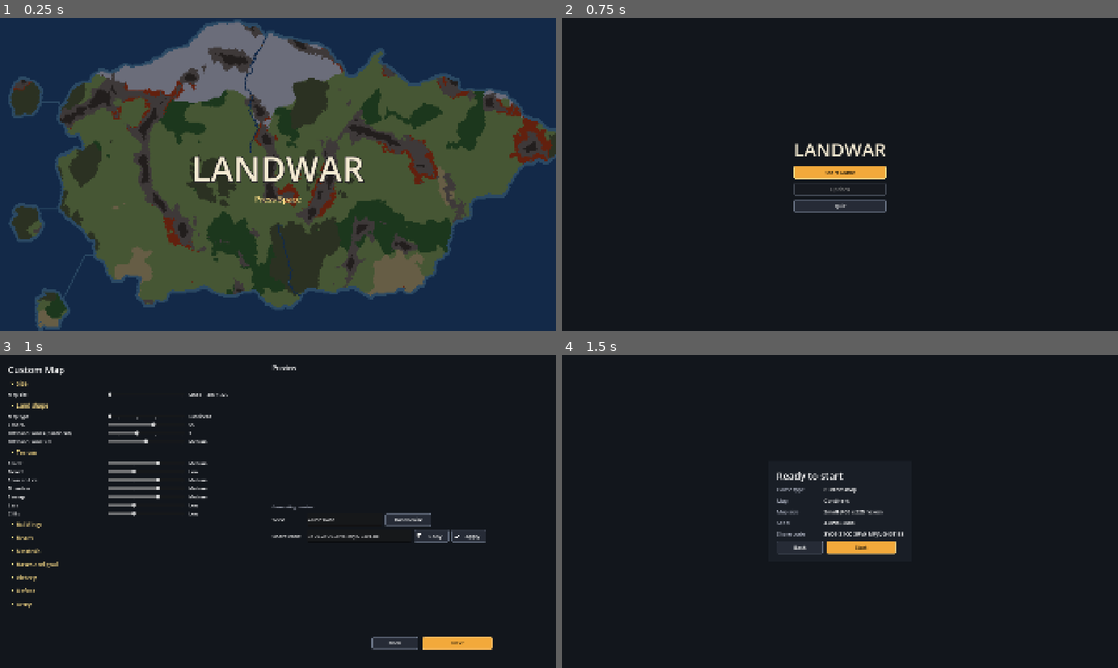
Above: before the commit, frames 1-4 (two rows, left to right).
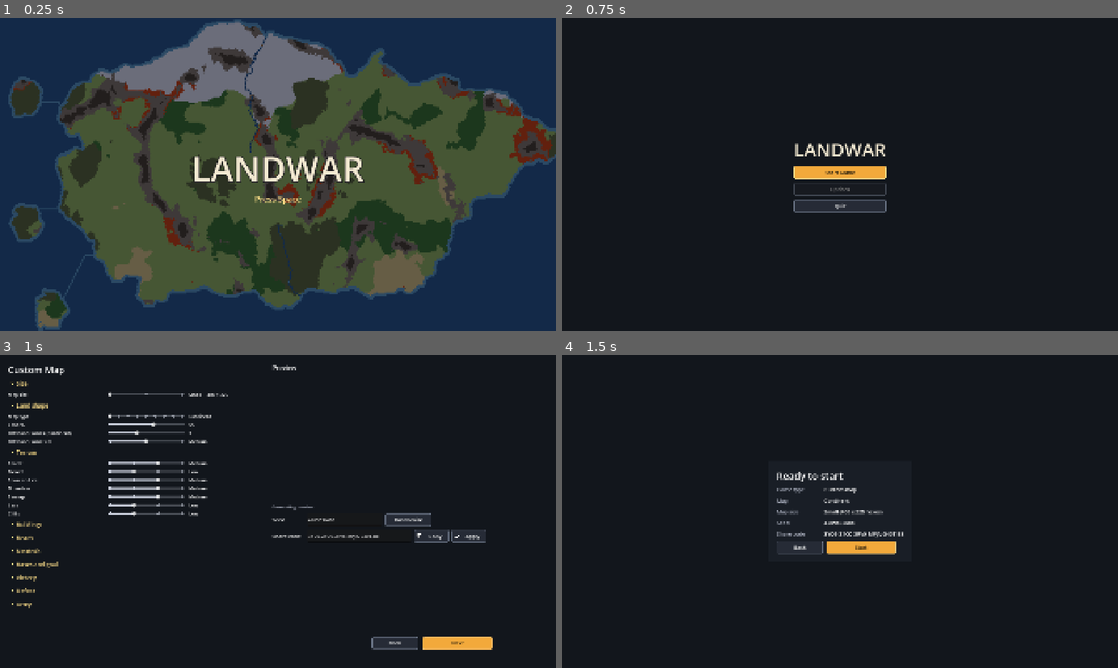
Above: after the commit, the same moments.

Repository: abeuscher/roguebattle
Game: Godot game, scene res://scenes/main.tscn
Same seed, same stepped clock (60 frames per second), same inputs: the game is played once before the commit and once after it.
Inputs (mouse positions are in pixels of both pictures, inside the frame that each line leads up to):
- Up to frame 1 (0.25 s): no input
- Up to frame 2 (0.75 s): tap Space at 0.5 s; move the mouse to (962, 158) at 0.52 s; tap L at 0.6 s; click (962, 158) at 0.67 s
- Up to frame 3 (1 s): tap Space at 0.77 s
- Up to frame 4 (1.5 s): click "Next" at 1.25 s

Frames 1-2 are identical in both runs. In frame 3, 1.2% of the frame differs, in the area x 19-34%, y 12-52%; in frame 4, nothing differs.

Commit message:
Configurator sliders: dots at each choice, faded unfilled bar
Co-Authored-By: Claude Opus 5.5 <noreply@anthropic.com>

Diff:
--- a/ui/configurator_screen.gd
+++ b/ui/configurator_screen.gd
@@ -9,6 +9,7 @@
 signal next(map: MapData)  # the previewed map, or null if it doesn't match the settings yet
 
 const OPEN_SECTIONS := ["Size", "Land shape", "Terrain"]  # the rest start collapsed
+const SLIDER_COLOR := Color(0.78, 0.8, 0.85)
 
 var data: GameData
 var config: GameConfig
@@ -107,8 +108,16 @@
 	var slider := HSlider.new()
 	slider.max_value = opts.size() - 1
 	slider.step = 1
-	slider.tick_count = opts.size() if opts.size() <= 12 else 0
-	slider.ticks_on_borders = true
+	var filled := UiStyle.box(SLIDER_COLOR, 0)
+	filled.content_margin_top = 3
+	filled.content_margin_bottom = 3
+	var empty := filled.duplicate() as StyleBoxFlat
+	empty.bg_color = Color(SLIDER_COLOR, 0.3)
+	slider.add_theme_stylebox_override("slider", empty)
+	slider.add_theme_stylebox_override("grabber_area", filled)
+	slider.add_theme_stylebox_override("grabber_area_highlight", filled)
+	if f.has("options"):  # a dot at each choice
+		slider.draw.connect(func(): _draw_stops(slider))
 	slider.size_flags_horizontal = SIZE_EXPAND_FILL
 	slider.size_flags_vertical = SIZE_SHRINK_CENTER
 	var value := UiStyle.label("", 16)
@@ -120,6 +129,19 @@
 	row.add_child(value)
 	_controls[key] = slider
 	return row
+
+
+## Dots where the slider can stop, full color up to the chosen one and faded past it.
+## The grabber covers the chosen stop.
+func _draw_stops(slider: HSlider) -> void:
+	var grab := slider.get_theme_icon("grabber").get_width()
+	var y := slider.size.y / 2.0
+	for i in int(slider.max_value) + 1:
+		if i == int(slider.value):
+			continue
+		var x := grab / 2.0 + (slider.size.x - grab) * i / slider.max_value
+		var color := SLIDER_COLOR if i < slider.value else Color(SLIDER_COLOR, 0.55)
+		slider.draw_circle(Vector2(x, y), 5.0, color)
 
 
 ## How a slider shows option i: its label, its number, or its name (map size adds its hexes).
